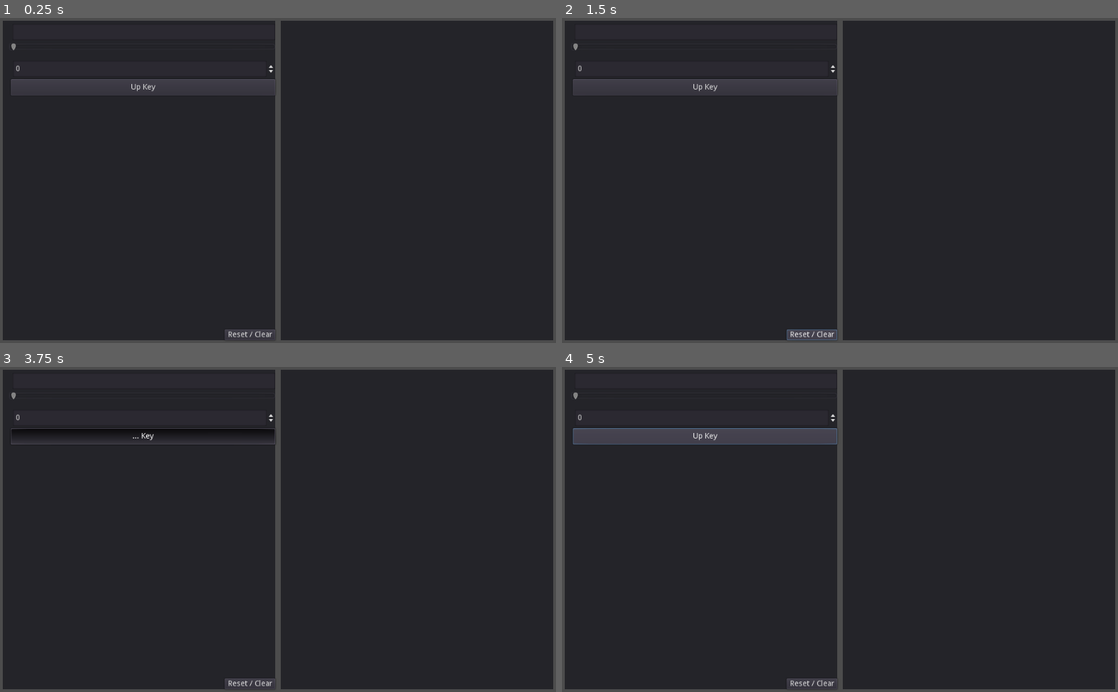
Above: before the commit, frames 1-4 (two rows, left to right).
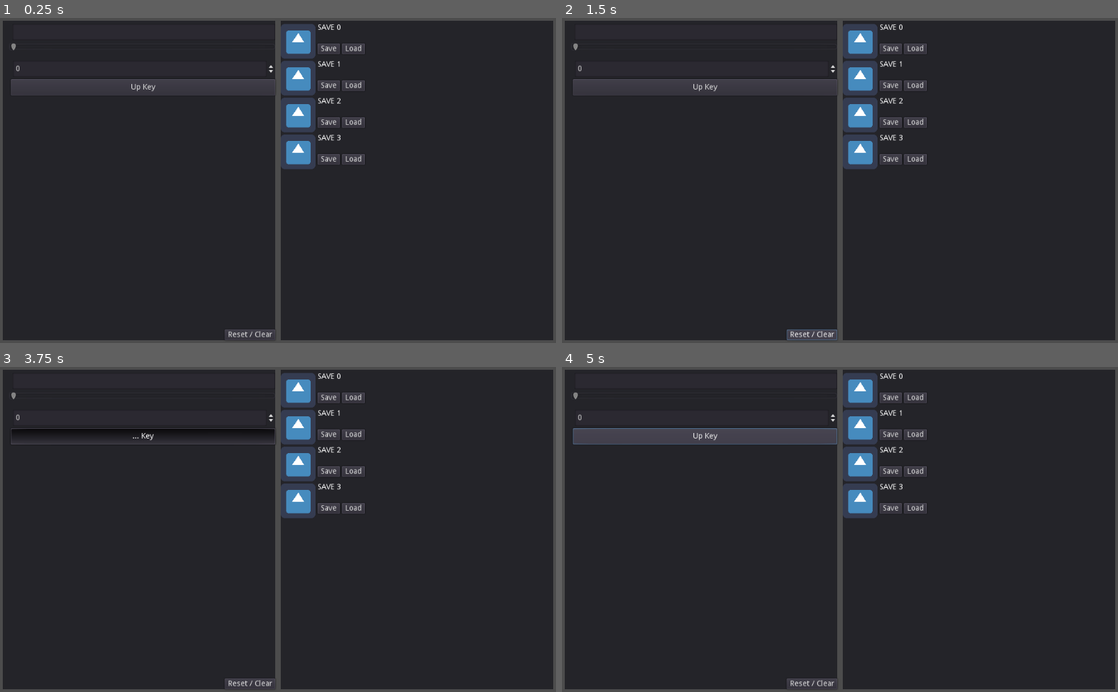
Above: after the commit, the same moments.

Repository: goodguyplayer/GodotStudy-SaveLoadTest
Game: Godot game, scene res://scenes/SaveLoad4Screens.tscn
Two runs of this game, one before a commit and one after it. Both use one fixed random seed, a clock stepped at 60 frames per second and the inputs below. The project has no main scene, so this scene is started directly. The engine's default icon, where the game draws it, is replaced by a stand-in: a white triangle on a blue panel in a dark square.
Inputs (mouse positions are in pixels of both pictures, inside the frame that each line leads up to):
- Up to frame 1 (0.25 s): no input
- Up to frame 2 (1.5 s): click (706, 31) at 0.52 s; type "Alex" at 0.6 s; click "Reset / Clear" at 1.25 s
- Up to frame 3 (3.75 s): click (328, 399) at 2 s, where only the run after the commit has a clickable "Save"; click (355, 399) at 2.75 s, where only the run after the commit has a clickable "Load"; click "Up Key" at 3.5 s
- Up to frame 4 (5 s): click "... Key" at 4.25 s

The runs differ from the first frame. In frame 1, 3.6% of the frame differs, in the area x 50-66%, y 1-47%; in frame 2, 3.6%; in frame 3, 3.6%; in frame 4, 3.6%.

Commit message:
SaveLoad4Screens - Made  the save and load segment
Bit barebones and doing wrong stuff (Script calls upon a parent node, which fails decoupling) but great start

Diff:
--- a/scenes/SaveLoad4Screens.tscn
+++ b/scenes/SaveLoad4Screens.tscn
@@ -1,9 +1,12 @@
-[gd_scene load_steps=8 format=2]
+[gd_scene load_steps=11 format=2]
 
 [ext_resource path="res://resources/UbuntuMono-R.ttf" type="DynamicFontData" id=1]
 [ext_resource path="res://resources/UbuntuMono-B.ttf" type="DynamicFontData" id=2]
 [ext_resource path="res://scripts/ActionRemapButton.gd" type="Script" id=3]
 [ext_resource path="res://scripts/Data4Screens.gd" type="Script" id=4]
+[ext_resource path="res://icon.png" type="Texture" id=5]
+[ext_resource path="res://scripts/SaveSlot.gd" type="Script" id=6]
+[ext_resource path="res://scripts/SaveLoadSlots.gd" type="Script" id=7]
 
 [sub_resource type="DynamicFont" id=1]
 font_data = ExtResource( 2 )
@@ -152,9 +155,189 @@
 margin_right = -5.0
 margin_bottom = -5.0
 rect_min_size = Vector2( 502, 0 )
+script = ExtResource( 7 )
 
 [node name="Panel" type="Panel" parent="SaveLoadButtons"]
 margin_right = 502.0
 margin_bottom = 590.0
 
+[node name="VBoxContainer" type="VBoxContainer" parent="SaveLoadButtons/Panel"]
+anchor_right = 1.0
+anchor_bottom = 1.0
+
+[node name="Header" type="Label" parent="SaveLoadButtons/Panel/VBoxContainer"]
+margin_right = 502.0
+margin_bottom = 17.0
+custom_fonts/font = SubResource( 1 )
+text = "SAVE"
+align = 1
+
+[node name="SaveSlot0" type="HBoxContainer" parent="SaveLoadButtons/Panel/VBoxContainer"]
+margin_top = 21.0
+margin_right = 502.0
+margin_bottom = 85.0
+script = ExtResource( 6 )
+
+[node name="TextureRect" type="TextureRect" parent="SaveLoadButtons/Panel/VBoxContainer/SaveSlot0"]
+margin_right = 64.0
+margin_bottom = 64.0
+texture = ExtResource( 5 )
+
+[node name="VBoxContainer" type="VBoxContainer" parent="SaveLoadButtons/Panel/VBoxContainer/SaveSlot0"]
+margin_left = 68.0
+margin_right = 155.0
+margin_bottom = 64.0
+
+[node name="Save0" type="Label" parent="SaveLoadButtons/Panel/VBoxContainer/SaveSlot0/VBoxContainer"]
+margin_right = 87.0
+margin_bottom = 14.0
+text = "SAVE 0"
+
+[node name="Status" type="Label" parent="SaveLoadButtons/Panel/VBoxContainer/SaveSlot0/VBoxContainer"]
+margin_top = 18.0
+margin_right = 87.0
+margin_bottom = 32.0
+
+[node name="HBoxContainer" type="HBoxContainer" parent="SaveLoadButtons/Panel/VBoxContainer/SaveSlot0/VBoxContainer"]
+margin_top = 36.0
+margin_right = 87.0
+margin_bottom = 56.0
+
+[node name="Save" type="Button" parent="SaveLoadButtons/Panel/VBoxContainer/SaveSlot0/VBoxContainer/HBoxContainer"]
+margin_right = 41.0
+margin_bottom = 20.0
+text = "Save"
+
+[node name="Load" type="Button" parent="SaveLoadButtons/Panel/VBoxContainer/SaveSlot0/VBoxContainer/HBoxContainer"]
+margin_left = 45.0
+margin_right = 87.0
+margin_bottom = 20.0
+text = "Load"
+
+[node name="SaveSlot1" type="HBoxContainer" parent="SaveLoadButtons/Panel/VBoxContainer"]
+margin_top = 89.0
+margin_right = 502.0
+margin_bottom = 153.0
+script = ExtResource( 6 )
+
+[node name="TextureRect" type="TextureRect" parent="SaveLoadButtons/Panel/VBoxContainer/SaveSlot1"]
+margin_right = 64.0
+margin_bottom = 64.0
+texture = ExtResource( 5 )
+
+[node name="VBoxContainer" type="VBoxContainer" parent="SaveLoadButtons/Panel/VBoxContainer/SaveSlot1"]
+margin_left = 68.0
+margin_right = 155.0
+margin_bottom = 64.0
+
+[node name="Save1" type="Label" parent="SaveLoadButtons/Panel/VBoxContainer/SaveSlot1/VBoxContainer"]
+margin_right = 87.0
+margin_bottom = 14.0
+text = "SAVE 1"
+
+[node name="Status" type="Label" parent="SaveLoadButtons/Panel/VBoxContainer/SaveSlot1/VBoxContainer"]
+margin_top = 18.0
+margin_right = 87.0
+margin_bottom = 32.0
+
+[node name="HBoxContainer" type="HBoxContainer" parent="SaveLoadButtons/Panel/VBoxContainer/SaveSlot1/VBoxContainer"]
+margin_top = 36.0
+margin_right = 87.0
+margin_bottom = 56.0
+
+[node name="Save" type="Button" parent="SaveLoadButtons/Panel/VBoxContainer/SaveSlot1/VBoxContainer/HBoxContainer"]
+margin_right = 41.0
+margin_bottom = 20.0
+text = "Save"
+
+[node name="Load" type="Button" parent="SaveLoadButtons/Panel/VBoxContainer/SaveSlot1/VBoxContainer/HBoxContainer"]
+margin_left = 45.0
+margin_right = 87.0
+margin_bottom = 20.0
+text = "Load"
+
+[node name="SaveSlot2" type="HBoxContainer" parent="SaveLoadButtons/Panel/VBoxContainer"]
+margin_top = 157.0
+margin_right = 502.0
+margin_bottom = 221.0
+script = ExtResource( 6 )
+
+[node name="TextureRect" type="TextureRect" parent="SaveLoadButtons/Panel/VBoxContainer/SaveSlot2"]
+margin_right = 64.0
+margin_bottom = 64.0
+texture = ExtResource( 5 )
+
+[node name="VBoxContainer" type="VBoxContainer" parent="SaveLoadButtons/Panel/VBoxContainer/SaveSlot2"]
+margin_left = 68.0
+margin_right = 155.0
+margin_bottom = 64.0
+
+[node name="Save2" type="Label" parent="SaveLoadButtons/Panel/VBoxContainer/SaveSlot2/VBoxContainer"]
+margin_right = 87.0
+margin_bottom = 14.0
+text = "SAVE 2"
+
+[node name="Status" type="Label" parent="SaveLoadButtons/Panel/VBoxContainer/SaveSlot2/VBoxContainer"]
+margin_top = 18.0
+margin_right = 87.0
+margin_bottom = 32.0
+
+[node name="HBoxContainer" type="HBoxContainer" parent="SaveLoadButtons/Panel/VBoxContainer/SaveSlot2/VBoxContainer"]
+margin_top = 36.0
+margin_right = 87.0
+margin_bottom = 56.0
+
+[node name="Save" type="Button" parent="SaveLoadButtons/Panel/VBoxContainer/SaveSlot2/VBoxContainer/HBoxContainer"]
+margin_right = 41.0
+margin_bottom = 20.0
+text = "Save"
+
+[node name="Load" type="Button" parent="SaveLoadButtons/Panel/VBoxContainer/SaveSlot2/VBoxContainer/HBoxContainer"]
+margin_left = 45.0
+margin_right = 87.0
+margin_bottom = 20.0
+text = "Load"
+
+[node name="SaveSlot3" type="HBoxContainer" parent="SaveLoadButtons/Panel/VBoxContainer"]
+margin_top = 225.0
+margin_right = 502.0
+margin_bottom = 289.0
+script = ExtResource( 6 )
+
+[node name="TextureRect" type="TextureRect" parent="SaveLoadButtons/Panel/VBoxContainer/SaveSlot3"]
+margin_right = 64.0
+margin_bottom = 64.0
+texture = ExtResource( 5 )
+
+[node name="VBoxContainer" type="VBoxContainer" parent="SaveLoadButtons/Panel/VBoxContainer/SaveSlot3"]
+margin_left = 68.0
+margin_right = 155.0
+margin_bottom = 64.0
+
+[node name="Save3" type="Label" parent="SaveLoadButtons/Panel/VBoxContainer/SaveSlot3/VBoxContainer"]
+margin_right = 87.0
+margin_bottom = 14.0
+text = "SAVE 3"
+
+[node name="Status" type="Label" parent="SaveLoadButtons/Panel/VBoxContainer/SaveSlot3/VBoxContainer"]
+margin_top = 18.0
+margin_right = 87.0
+margin_bottom = 32.0
+
+[node name="HBoxContainer" type="HBoxContainer" parent="SaveLoadButtons/Panel/VBoxContainer/SaveSlot3/VBoxContainer"]
+margin_top = 36.0
+margin_right = 87.0
+margin_bottom = 56.0
+
+[node name="Save" type="Button" parent="SaveLoadButtons/Panel/VBoxContainer/SaveSlot3/VBoxContainer/HBoxContainer"]
+margin_right = 41.0
+margin_bottom = 20.0
+text = "Save"
+
+[node name="Load" type="Button" parent="SaveLoadButtons/Panel/VBoxContainer/SaveSlot3/VBoxContainer/HBoxContainer"]
+margin_left = 45.0
+margin_right = 87.0
+margin_bottom = 20.0
+text = "Load"
+
 [connection signal="pressed" from="Data/VBoxContainer2/HBoxContainer/Clear" to="Data" method="_on_Clear_pressed"]
--- a/scripts/Data4Screens.gd
+++ b/scripts/Data4Screens.gd
@@ -6,31 +6,44 @@
 onready var number = $VBoxContainer2/VBoxContainer/HBoxContainer3/Number
 onready var input = $VBoxContainer2/VBoxContainer/HBoxContainer4/Input
 
+var input_event = InputEventKey.new()
+var input_default = input_event.set_scancode(KEY_UP)
+
 var default_data = {
-
+	"name_textbox" : "",
+	"slide" : 0,
+	"number" : 0,
+	"button_remap" : input_event,
 }
 
-func _ready():
-	pass # Replace with function body.
+
+func load_new_data(data : Dictionary) -> void:
+	name_textbox.text = data["name_textbox"]
+	slide.value = data["slide"]
+	number.value = data["number"]
+	var load_input_event = InputEventKey.new()
+	load_input_event.set_scancode(data["button_remap"])
+	input.remap_action_to(load_input_event)
+	input.display_current_key()
 
 
-# Called every frame. 'delta' is the elapsed time since the previous frame.
-#func _process(delta):
-#	pass
+func get_current_data() -> Dictionary:
+	var data = {
+		"name_textbox" : name_textbox.text,
+		"slide" : slide.value,
+		"number" : number.value,
+		"button_remap" : InputMap.get_action_list("ui_up")[0].scancode,
+	}
+	return data
 
 
-func _on_Reset_pressed():
-	pass # Replace with function body.
+func _on_Clear_pressed() -> void:
+	name_textbox.text = default_data["name_textbox"]
+	slide.value = default_data["slide"]
+	number.value = default_data["number"]
 
-
-func _on_Clear_pressed():
-	name_textbox.text = ""
-	slide.value = 0
-	number.value = 0
-
-	InputMap.action_erase_events("ui_up")
-	var new_event = InputEventKey.new()
-	new_event.set_scancode(KEY_UP)
-	InputMap.action_add_event("ui_up",new_event)
-
+#	var new_event = InputEventKey.new()
+#	new_event.set_scancode(KEY_UP)
+#	InputMap.action_add_event("ui_up",new_event)
+	input.remap_action_to(default_data["button_remap"])
 	input.display_current_key()
--- /dev/null
+++ b/scripts/SaveLoadSlots.gd
@@ -0,0 +1,20 @@
+extends MarginContainer
+
+onready var save_slot_0 = $Panel/VBoxContainer/SaveSlot0
+onready var save_slot_1 = $Panel/VBoxContainer/SaveSlot1
+onready var save_slot_2 = $Panel/VBoxContainer/SaveSlot2
+onready var save_slot_3 = $Panel/VBoxContainer/SaveSlot3
+
+
+
+# Called when the node enters the scene tree for the first time.
+#func _ready():
+#	print(save_slot_0.name)
+#	print(save_slot_1.name)
+#	print(save_slot_2.name)
+#	print(save_slot_3.name)
+
+
+# Called every frame. 'delta' is the elapsed time since the previous frame.
+#func _process(delta):
+#	pass
--- /dev/null
+++ b/scripts/SaveSlot.gd
@@ -0,0 +1,51 @@
+extends Control
+
+const SAVE_DIR = "user://saves/slots/"
+
+var save_path = SAVE_DIR + "player_saves_{save_slot}.dat"
+
+onready var save_file = $VBoxContainer/HBoxContainer/Save
+onready var load_file = $VBoxContainer/HBoxContainer/Load
+onready var status = $VBoxContainer/Status
+onready var data = $"../../../../Data"
+
+
+enum possible_status {NOT_USED, USED}
+
+
+func _ready():
+	save_file.connect("pressed", self, "_on_Save_pressed")
+	load_file.connect("pressed", self, "_on_Load_pressed")
+
+	save_path = save_path.format({"save_slot" : name})
+
+	var dir = Directory.new()
+	if !dir.dir_exists(SAVE_DIR):
+		dir.make_dir_recursive(SAVE_DIR)
+
+	var file = File.new()
+	var error = file.open(save_path, File.WRITE)
+	if error == OK:
+		file.close()
+
+
+func _on_Save_pressed():
+	var dir = Directory.new()
+	if !dir.dir_exists(SAVE_DIR):
+		dir.make_dir_recursive(SAVE_DIR)
+
+	var file = File.new()
+	var error = file.open(save_path, File.WRITE)
+	if error == OK:
+		file.store_var(data.get_current_data())
+		file.close()
+
+
+func _on_Load_pressed():
+	var file = File.new()
+	if file.file_exists(save_path):
+		var error = file.open(save_path, File.READ)
+		if error == OK:
+			var player_data = file.get_var()
+			data.load_new_data(player_data)
+			file.close()
